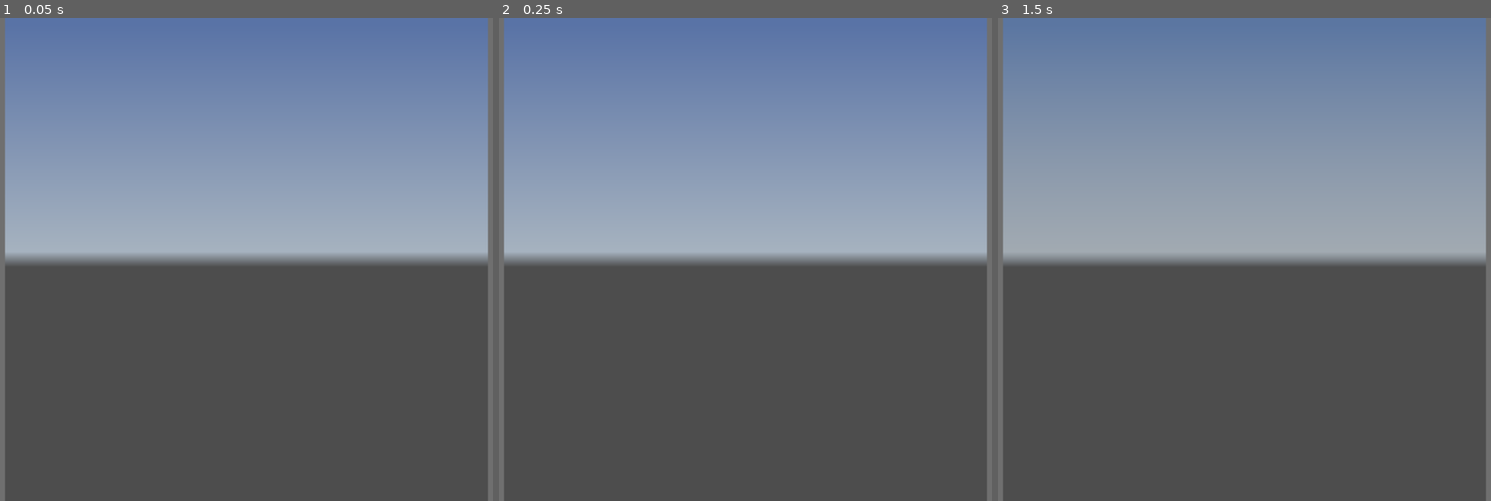
Above: before the commit, frames 1-3 (left to right).
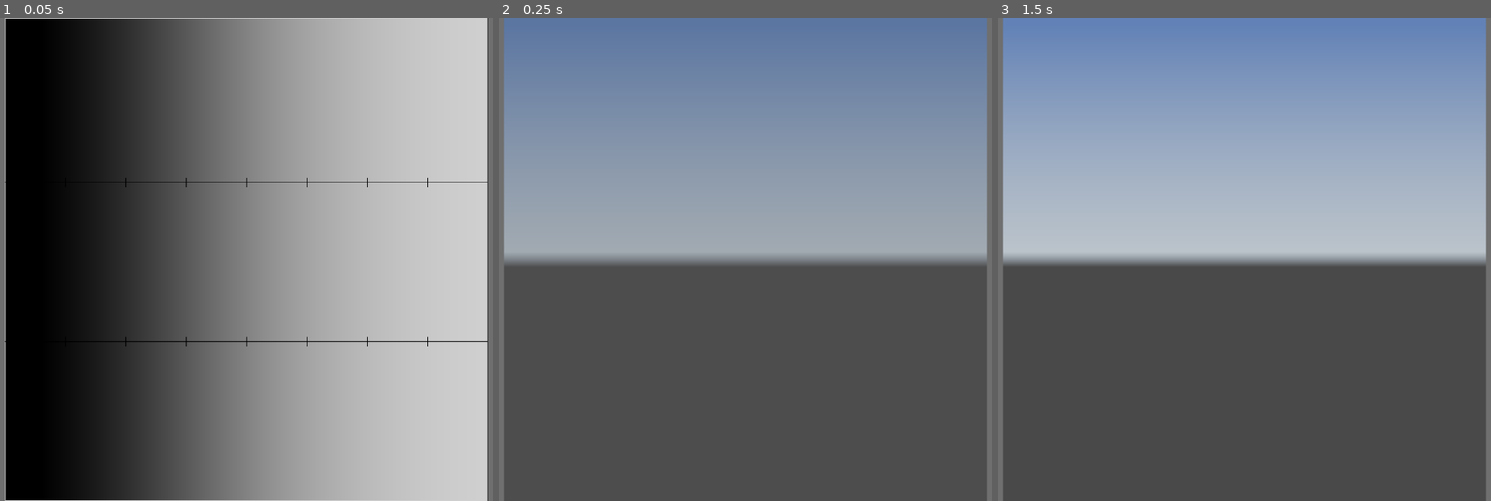
Above: after the commit, the same moments.

Repository: allenwp/godot-tonemap-comparison
Game: Godot game, scene res://unshaded-texture.tscn
The game is run twice, just before and just after one commit, with the same random seed, the same clock (stepped at 60 frames per second) and the same inputs. A sky picture missing from this copy of the repository is replaced by a grey-blue gradient.
Inputs:
- Up to frame 1 (0.05 s): no input
- Up to frame 2 (0.25 s): no input
- Up to frame 3 (1.5 s): tap Enter at 0.5 s; tap Space at 1.25 s

The runs differ from the first frame. In frame 1, 90% of the frame differs, in the area x 0-100%, y 0-100%; in frame 2, less than 0.1%; in frame 3, 6.7%.

Commit message:
Putting results in separate folders

Diff:
--- a/image_saver.gd
+++ b/image_saver.gd
@@ -5,7 +5,9 @@
 @export var textures: Array[Texture2D]
 var tonemappers: Dictionary = {
 		Environment.TONE_MAPPER_LINEAR: [1.0, "Linear"],
+		Environment.TONE_MAPPER_REINHARDT: [16.0, "Reinhard"],
 		Environment.TONE_MAPPER_FILMIC: [16.0, "Filmic"],
+		Environment.TONE_MAPPER_ACES: [16.0, "ACES"],
 }
 
 
@@ -21,7 +23,9 @@
 			environment.environment.tonemap_mode = tonemapper_index
 			environment.environment.tonemap_white = white
 			await get_tree().create_timer(0).timeout
-			_save_image("user://godot_%s_w%.1f_%s" % [tonemapper_str, white, texture.resource_path.get_basename().get_file()])
+			var folder_path = "user://godot_%s_w%.1f" % [tonemapper_str, white]
+			DirAccess.make_dir_recursive_absolute(folder_path)
+			_save_image("%s/godot_%s_w%.1f_%s" % [folder_path, tonemapper_str, white, texture.resource_path.get_basename().get_file()])
 
 	OS.shell_show_in_file_manager(ProjectSettings.globalize_path("user://"))
 
Not shown, added: sdr_renders/.gdignore
